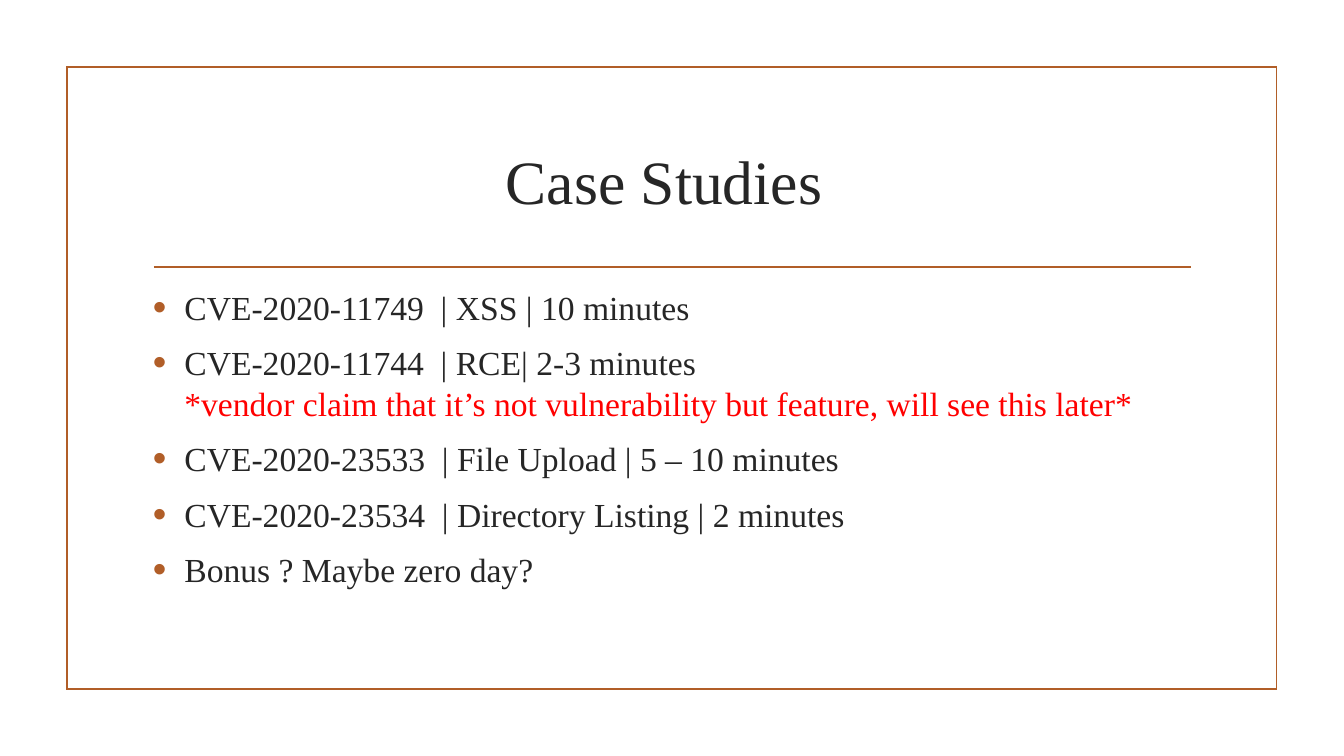
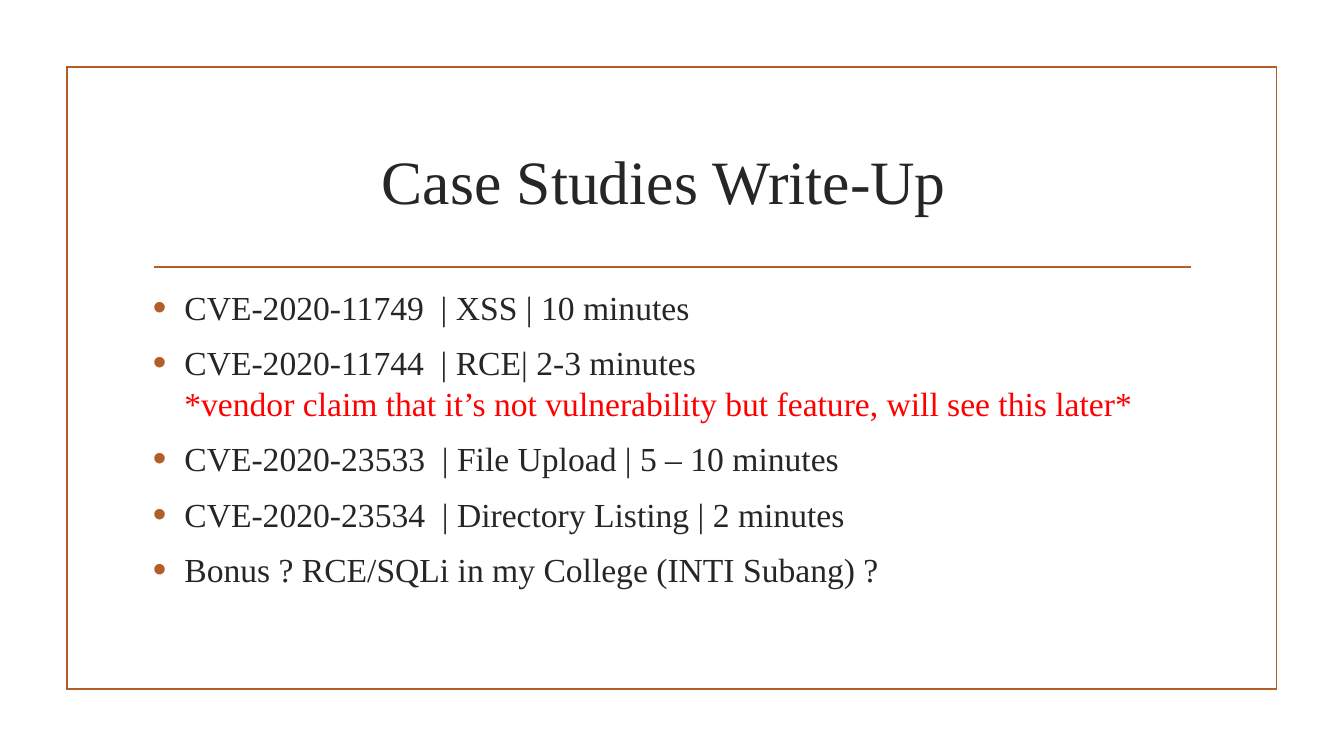
Before and after one commit to Applebois/Presentation-Slides, a slide deck: slide 6 of How to Hunt CVE-ID(s)/How to hunt CVE-ID(s).pptx. Drawn at 1344x756 pixels with LibreOffice and Linux fonts; fonts in the diff are those of the drawing; background and template pictures are left out. Boxes give left, top, right and bottom in pixels: in the first picture for what was removed or moved away, otherwise in the second. Text is boxed around its words. In the diff, an @@ line names an element or a change of style, - is before the commit and + after.

```diff
--- a/How to Hunt CVE-ID(s)/How to hunt CVE-ID(s).pptx
+++ b/How to Hunt CVE-ID(s)/How to hunt CVE-ID(s).pptx
@@ title at (x1=382, y1=161, x2=945, y2=216): text changed @@
-Case Studies
+Case Studies Write-Up
@@ text at (x1=184, y1=558, x2=855, y2=589): text changed @@
-• Bonus ? Maybe zero day?
+• Bonus ? RCE/SQLi in my College (INTI Subang) ?
```
Also in this commit, not shown: 4 other slides changed, 4 slides added, 1 slide removed.
